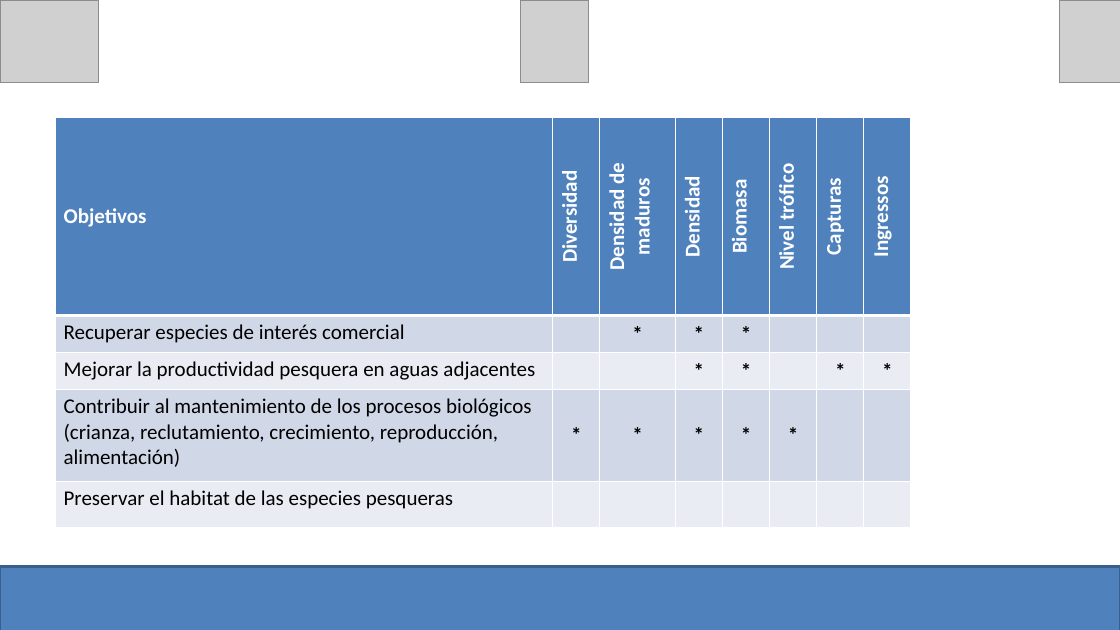
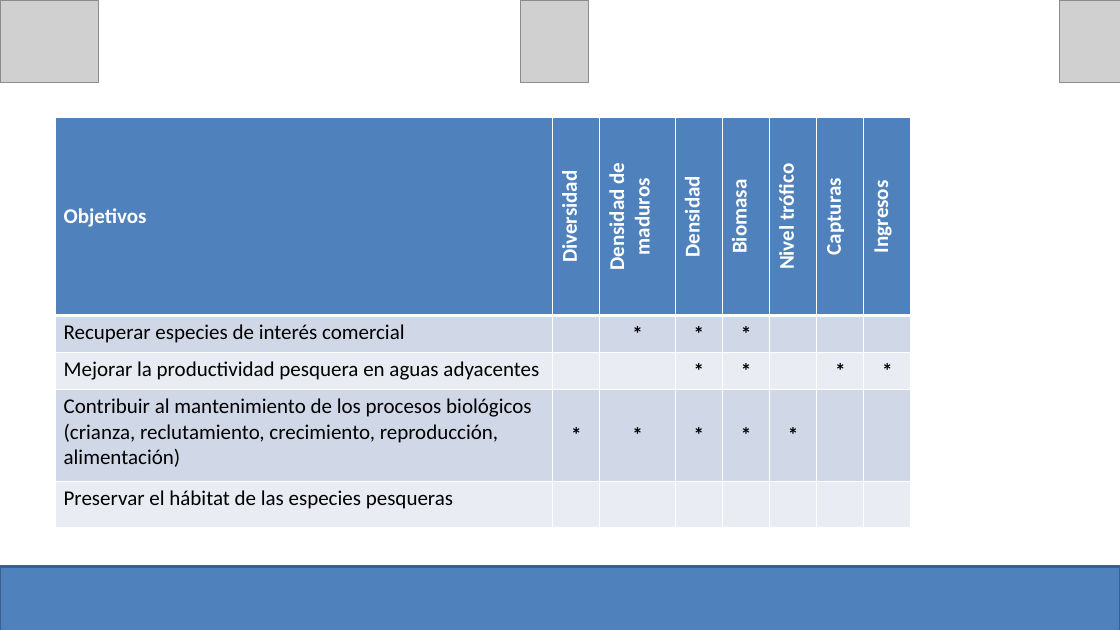
Before and after one commit to turfeffect/Docs, a slide deck: slide 18 of Presentations/Workshop in Mexico/Mexico Workshop.pptx (slide 19 before the commit). Drawn at 1120x630 pixels with LibreOffice and Linux fonts; fonts in the diff are those of the drawing; grey boxes stand for pictures. Boxes give left, top, right and bottom in pixels: in the first picture for what was removed or moved away, otherwise in the second. Text is boxed around its words. In the diff, an @@ line names an element or a change of style, - is before the commit and + after.

```diff
--- a/Presentations/Workshop in Mexico/Mexico Workshop.pptx
+++ b/Presentations/Workshop in Mexico/Mexico Workshop.pptx
@@ table at (55,118,911,513) @@
-row 1, column 8: Ingressos
+row 1, column 8: Ingresos
-row 3, column 1: Mejorar la productividad pesquera en aguas adjacentes
+row 3, column 1: Mejorar la productividad pesquera en aguas adyacentes
-row 5, column 1: Preservar el habitat de las especies pesqueras
+row 5, column 1: Preservar el hábitat de las especies pesqueras
```
Also in this commit, not shown: 8 other slides changed, 1 other file.
